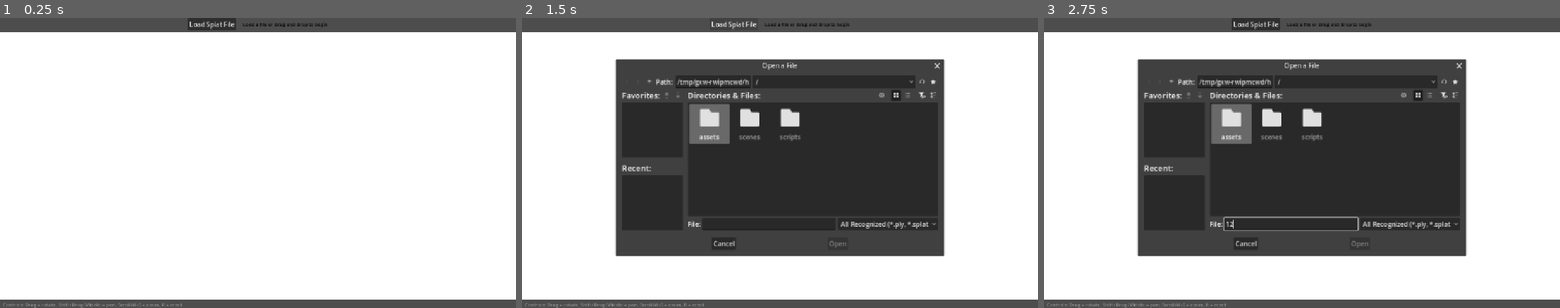
Above: before the commit, frames 1-3 (left to right).
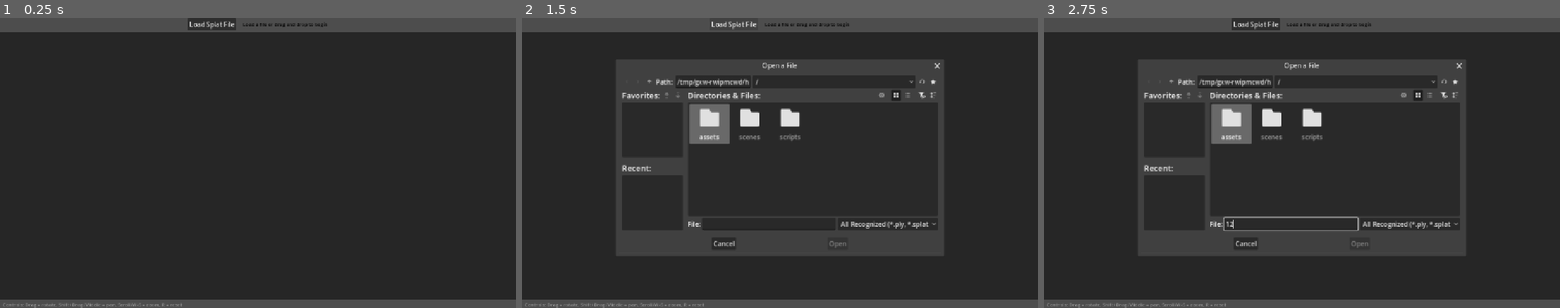
Above: after the commit, the same moments.

Repository: tessapower/3dgs-viewer
Game: Godot game, scene res://scenes/main.tscn
Same seed, same stepped clock (60 frames per second), same inputs: the game is played once before the commit and once after it.
Inputs (mouse positions are in pixels of both pictures, inside the frame that each line leads up to):
- Up to frame 1 (0.25 s): no input
- Up to frame 2 (1.5 s): tap Enter at 0.5 s; move the mouse to (893, 148) at 0.52 s; hold W 0.53-1.25 s; tap R at 0.6 s; click (893, 148) at 0.67 s; click "Load Splat File" at 1.25 s
- Up to frame 3 (2.75 s): click (1291, 223) at 2.02 s; type "12" at 2.1 s

The runs differ from the first frame. In frame 1, 92% of the frame differs, in the area x 0-100%, y 4-98%; in frame 2, 49%; in frame 3, 49%.

Commit message:
Change background color

Diff:
--- a/scripts/main.gd
+++ b/scripts/main.gd
@@ -50,13 +50,13 @@
 	camera.position = Vector3(0, 2, 5)
 	camera.look_at(Vector3.ZERO, Vector3.UP)  # Look at origin with up vector pointing up
 
-	# Create a bright environment with white background for better point visibility
+	# Create environment with dark background so both colored and white points are visible
 	var environment = Environment.new()
-	environment.background_mode = Environment.BG_COLOR   # Use solid color background
-	environment.background_color = Color.WHITE           # White background for contrast
-	environment.ambient_light_color = Color.WHITE        # White ambient lighting
-	environment.ambient_light_energy = 0.3               # Moderate ambient light intensity
-	camera.environment = environment                     # Apply environment to camera
+	environment.background_mode = Environment.BG_COLOR
+	environment.background_color = Color(0.15, 0.15, 0.15)
+	environment.ambient_light_color = Color.WHITE
+	environment.ambient_light_energy = 0.3
+	camera.environment = environment
 
 # Event handler: Called when the load button is pressed
 # Opens the file dialog for the user to select a point cloud file
